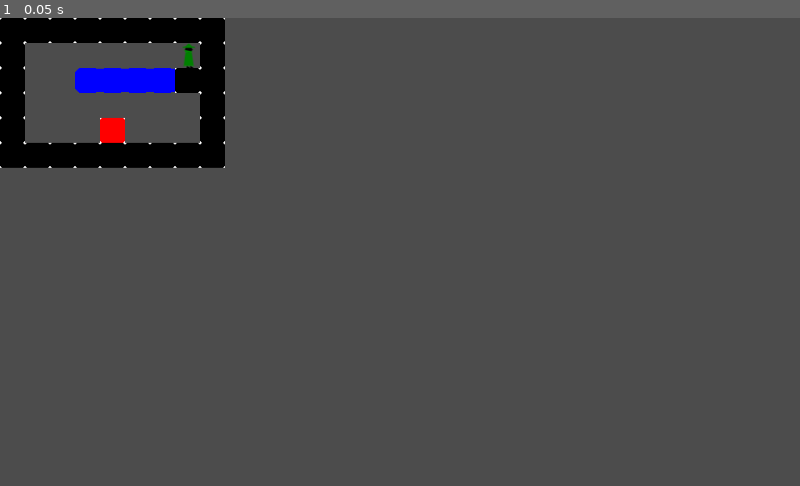
Above: before the commit, frame 1.
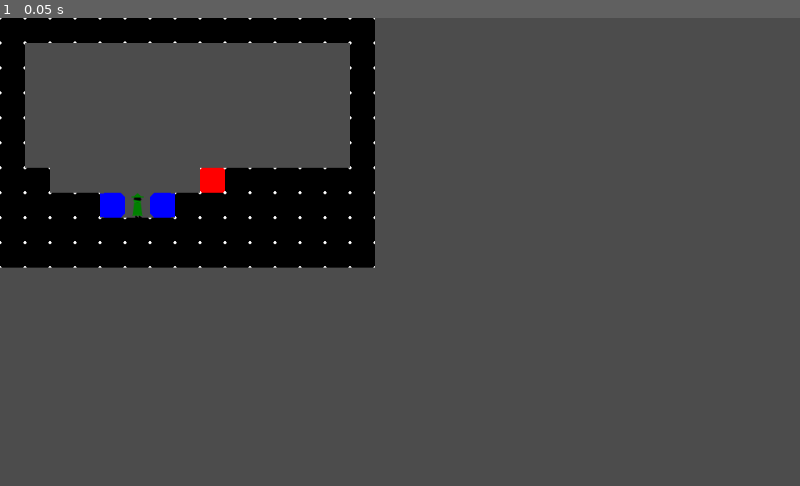
Above: after the commit, the same moment.

Repository: ricardofantin/Fire-n-Ice
Game: Godot game, scene res://Phases/Phase1.tscn
Same seed, same stepped clock (60 frames per second), same inputs: the game is played once before the commit and once after it. Before the commit the project starts from res://Phases/Phase3.tscn.
Inputs:
- Up to frame 1 (0.05 s): no input

The runs differ from the first frame. In frame 1, 14% of the frame differs, in the area x 0-47%, y 0-54%.

Commit message:
Ice manipulation magic functions improved
The function reduce_ice was changed to update_ice to create
falling ices when needed, instead of just update its neighboord
when need. Its code generic handles updates to left and right
in the same code, avoiding code duplication.
Some code style update to remove external parenteses.

Diff:
--- a/Player.tscn
+++ b/Player.tscn
@@ -43,19 +43,19 @@
 	return p
 
 func _physics_process(_delta):
-	if ( is_on_floor() and can_control == true): # is on floor, can move and etc
-		if ( can_create_ice and Input.is_action_pressed(\"ui_down\") ):
+	if is_on_floor() and can_control == true: # is on floor, can move and etc
+		if can_create_ice and Input.is_action_pressed(\"ui_down\"):
 			var pos_create_ice = get_tiled_position() + Vector2(0, 1)
-			if (tilemap.is_solidv(pos_create_ice)):
+			if tilemap.is_solidv(pos_create_ice):
 				pos_create_ice += face_direction*Vector2(1, 0)
-			if (tilemap.can_create_destroy_icev(pos_create_ice)):
+			if tilemap.can_create_destroy_icev(pos_create_ice):
 				tilemap.create_destroy_icev(pos_create_ice)
 				can_create_ice = false
 				timer.start()
-		elif( Input.is_action_pressed(\"ui_right\") || Input.is_action_pressed(\"ui_left\") ):
-			if ( Input.is_action_pressed(\"ui_right\") ):
+		elif Input.is_action_pressed(\"ui_right\") || Input.is_action_pressed(\"ui_left\"):
+			if Input.is_action_pressed(\"ui_right\"):
 				face_direction = 1
-			elif ( Input.is_action_pressed(\"ui_left\") ):
+			elif Input.is_action_pressed(\"ui_left\"):
 				face_direction = -1
 			self.get_child(1).flip_h = false if face_direction == 1 else true
 			var v = Vector2(face_direction * 32 * 5, 0)
@@ -68,20 +68,22 @@
 			var upper_front_solid = tilemap.is_solid(x + face_direction, y - 1)
 			var front_front_solid = tilemap.is_solid(x + 2*face_direction, y)
 			# test push ICE
-			if (is_on_wall() and tilemap.is_ice(x + face_direction, y) and !front_front_solid):
+			if is_on_wall() and tilemap.is_ice(x + face_direction, y) and !front_front_solid:
 				tilemap.set_cell(x + face_direction, y, elements.EMPTY)
 				var ice = load(\"res://Ice.tscn\").instance(-1)
 				tilemap.add_child(ice)
 				ice.set_position(32*Vector2(x + face_direction, y) + Vector2(0, 16) + Vector2(16, 0))
 				ice.set_direction(face_direction)
 				can_control = false
-			elif ( is_on_wall() and front_solid and !upper_solid and !upper_front_solid):
+			elif is_on_wall() and tilemap.get_cell(x + face_direction, y) == elements.FIRE:
+				print_debug(\"Não pude mudar o mundo\")
+			elif is_on_wall() and front_solid and !upper_solid and !upper_front_solid:
 				set_position(get_position() + Vector2(face_direction, -32))
 	else: # cannot control
-		if (!is_on_floor()):
+		if !is_on_floor():
 			var v = Vector2(0, 160)
 			var hit = move_and_slide(v, NORMAL)
-			if ( hit != null ):
+			if hit != null:
 				can_control = true
 "
 
--- a/ice.gd
+++ b/ice.gd
@@ -40,8 +40,10 @@
 			if ( tilemap.get_cellv(pos) == tilemap.elements.FIRE ): # 2 is Fire
 			#if ( tilemap.is_icev(pos) ):
 				tilemap.set_cellv(pos, -1)
-				get_tree().change_scene("res://Phases/Menu.tscn")
-#				tilemap.remove_child(self)
+				if tilemap.is_win():
+					get_tree().change_scene("res://Phases/Menu.tscn")
+				else:
+					tilemap.remove_child(self)
 			else:
 				pos.x -= direction
 				tilemap.set_cellv(pos, 1)
--- a/project.godot
+++ b/project.godot
@@ -16,7 +16,7 @@
 [application]
 
 config/name="Fire N Ice"
-run/main_scene="res://Phases/Phase3.tscn"
+run/main_scene="res://Phases/Phase1.tscn"
 config/icon="res://icon.png"
 
 [input]
--- a/wide_falling_ice.gd
+++ b/wide_falling_ice.gd
@@ -40,7 +40,7 @@
 
 func _physics_process(_delta):
 	var __ = move_and_slide(Vector2(0, 32*5), Vector2(0, -1))
-	if ( is_on_floor() ):
+	if is_on_floor():
 		# verify in what it collided. Was solid? If not, was fire?
 		var my_x = int(get_position().x/32)
 		var my_y = int(get_position().y/32)
@@ -71,8 +71,9 @@
 				tilemap.set_cell(i, my_y + 1, tilemap.elements.EMPTY)
 				if tilemap.is_win():
 					print( "Win" )
+					# TODO remove alive ices
 					tilemap.print_tree_pretty()
 					get_tree().change_scene("res://Phases/Menu.tscn")
 				tilemap.remove_child(self)
 				return
-		assert( false ) # always should touch a solid or a fire
+		#assert( false ) # always should touch a solid or a fire
Not shown, changed: README.md
